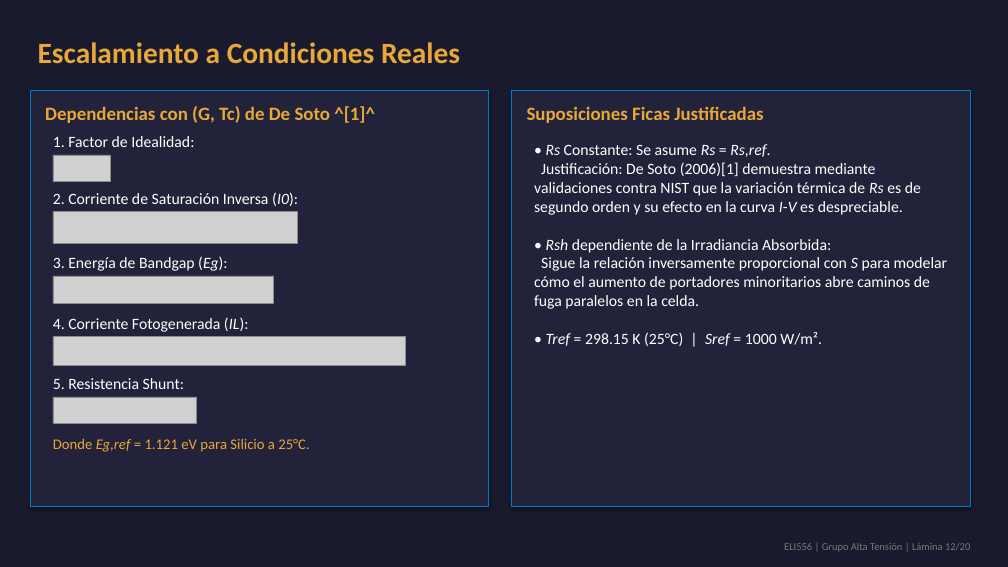
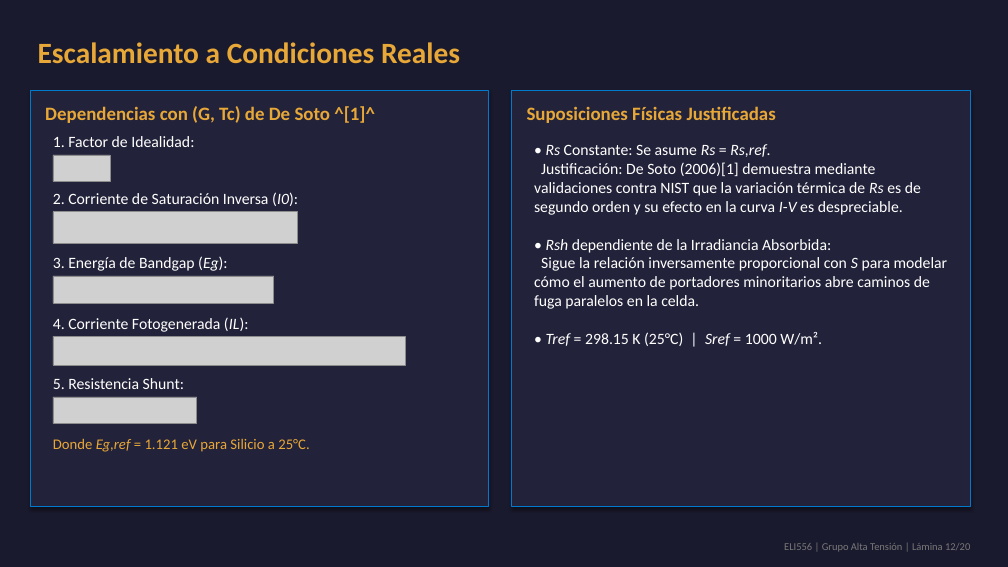
Before and after one commit to theChosen16/t2-paneles, a slide deck: slide 12 of output/Presentacion_Final_ELI556_Atacama.pptx. Drawn at 1008x567 pixels with LibreOffice and Linux fonts; fonts in the diff are those of the drawing; grey boxes stand for pictures. Boxes give left, top, right and bottom in pixels: in the first picture for what was removed or moved away, otherwise in the second. Text is boxed around its words. In the diff, an @@ line names an element or a change of style, - is before the commit and + after.

```diff
--- a/output/Presentacion_Final_ELI556_Atacama.pptx
+++ b/output/Presentacion_Final_ELI556_Atacama.pptx
@@ text at box(527, 106, 776, 123): text changed @@
-Suposiciones Ficas Justificadas
+Suposiciones Físicas Justificadas
```
Also in this commit, not shown: 7 other slides changed, 9 other files.
